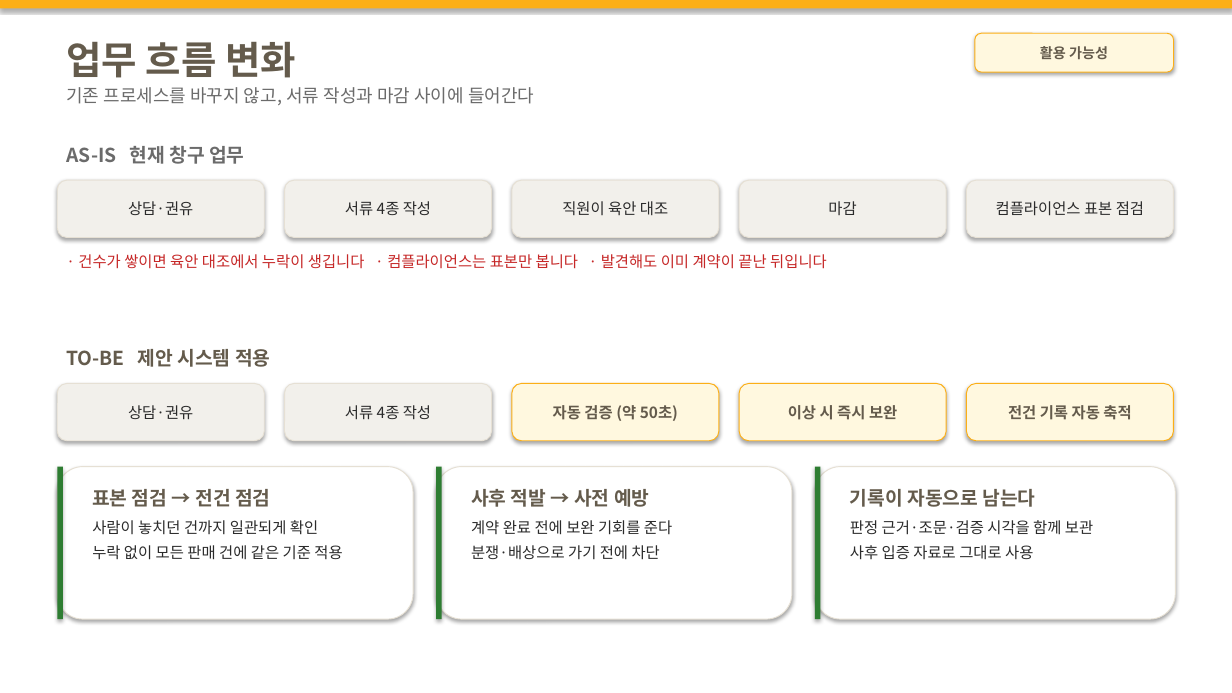
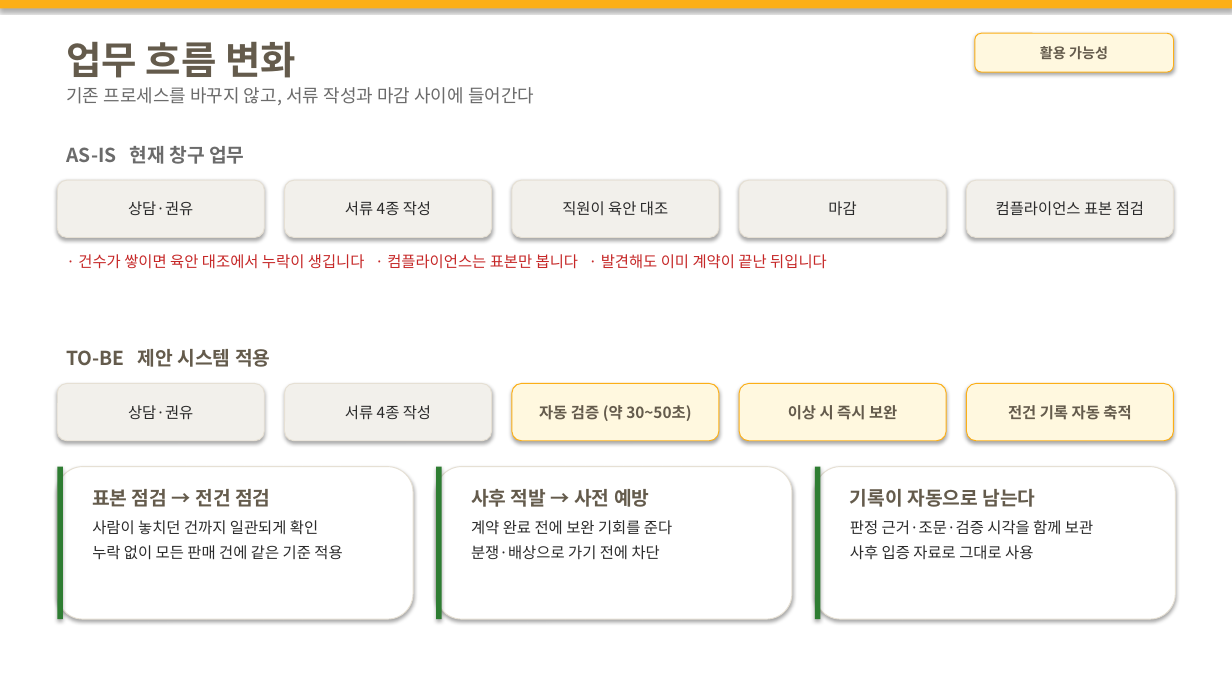
Before and after one commit to M0282/26KBAI_LW, a slide deck: slide 7 of docs/기술설명서_초안.pptx. Drawn at 1232x693 pixels with LibreOffice and Linux fonts; fonts in the diff are those of the drawing. Boxes give left, top, right and bottom in pixels: in the first picture for what was removed or moved away, otherwise in the second. Text is boxed around its words. In the diff, an @@ line names an element or a change of style, - is before the commit and + after.

```diff
--- a/docs/기술설명서_초안.pptx
+++ b/docs/기술설명서_초안.pptx
@@ text in rounded rectangle at bbox=[539, 405, 691, 421]: text changed @@
-자동 검증 (약 50초)
+자동 검증 (약 30~50초)
```
Also in this commit, not shown: 2 other slides changed, 9 other files.
